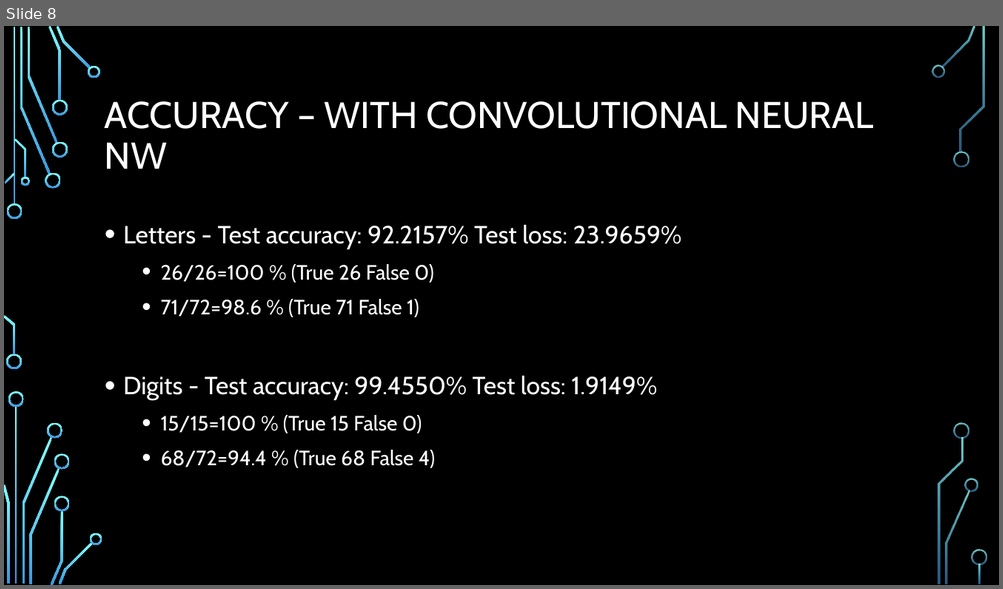
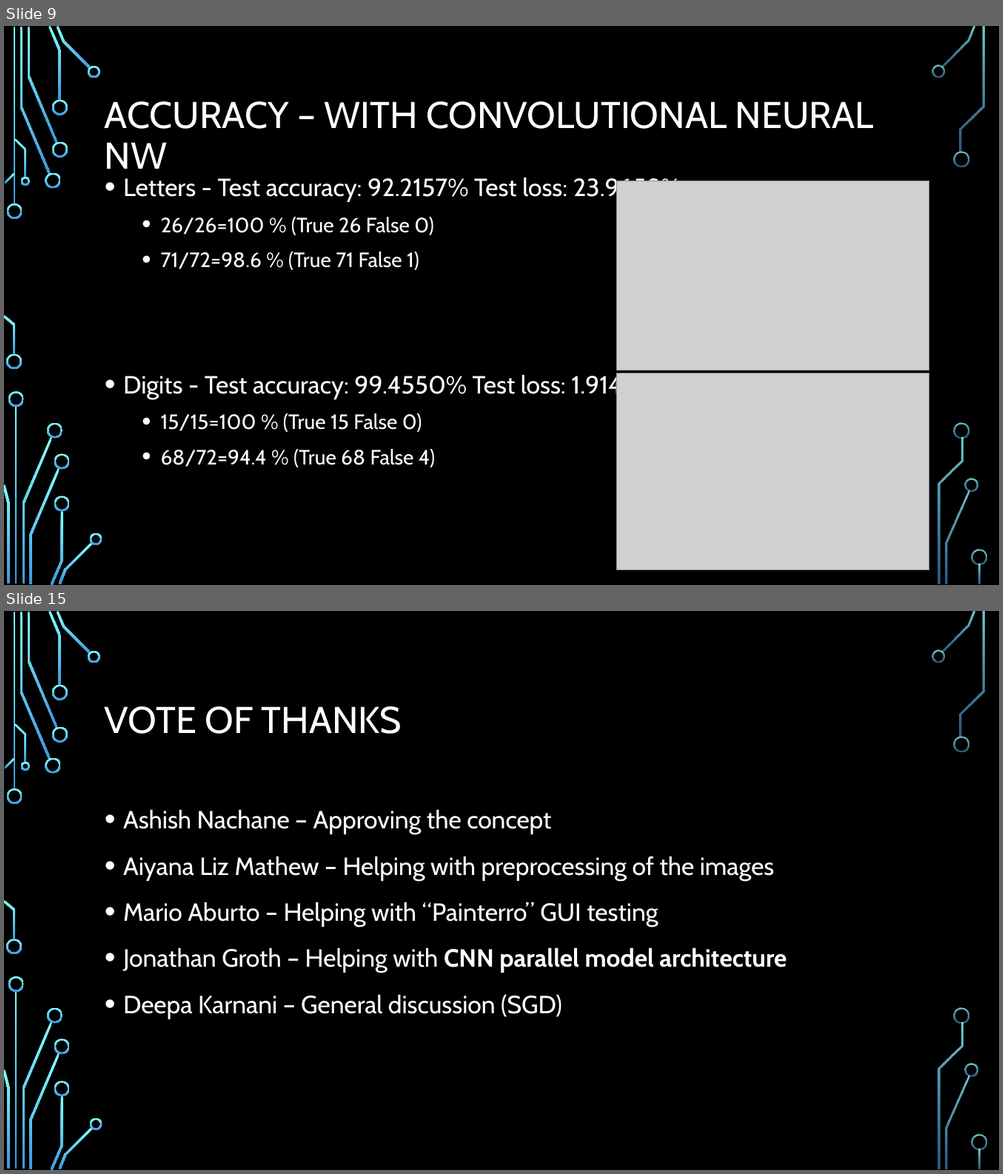
Before and after one commit to PragatisGitHub/Learn2Write, a slide deck: Presentation & reports/Learn2Write.pptx. Shown one above the other, each under a label of ours: slide 8 before the commit, slides 9 and 15 after it; the slides between them are not shown. The pictures are 1003x589 and 1003x1174 pixels, drawn with LibreOffice and Linux fonts; fonts in the diff are those of the drawing; grey boxes stand for pictures; background and template pictures are left out. Boxes give left, top, right and bottom in pixels: in the first picture for what was removed or moved away, otherwise in the second. Text is boxed around its words. In the diff, an @@ line names an element or a change of style, - is before the commit and + after.

Commit message:
Updating Images Folder, ppt & accuracy report

```diff
--- a/Presentation & reports/Learn2Write.pptx
+++ b/Presentation & reports/Learn2Write.pptx
@@ slide 15 added at <box>4,611,999,1170</box>, background picture (left out); not listed: 36 template elements that a slide beside it also shows @@
@@ title added at <box>105,706,401,734</box>, 36 pt, text #FFFFFF @@
+VOTE OF THANKS
@@ text added at <box>123,809,786,1019</box>, 24 pt, text #FFFFFF @@
+• Ashish Nachane – Approving the concept
+• Aiyana Liz Mathew – Helping with preprocessing of the images
+• Mario Aburto – Helping with “Painterro” GUI testing
+• Jonathan Groth – Helping with CNN parallel model architecture
+• Deepa Karnani – General discussion (SGD)
@@ what was slide 8 is now slide 9 @@
@@ slide 9 changed as well @@
@@ text "Letters - Test accuracy: 92.2157% ..." rewrapped from <box>123,224,682,469</box> to <box>123,175,682,468</box> @@
@@ picture added at <box>617,181,929,371</box> @@
@@ picture added at <box>617,374,929,571</box> @@
```
Also in this commit, not shown: 5 other slides changed, 9 other slides added, 3 slides removed, 4 other files.
